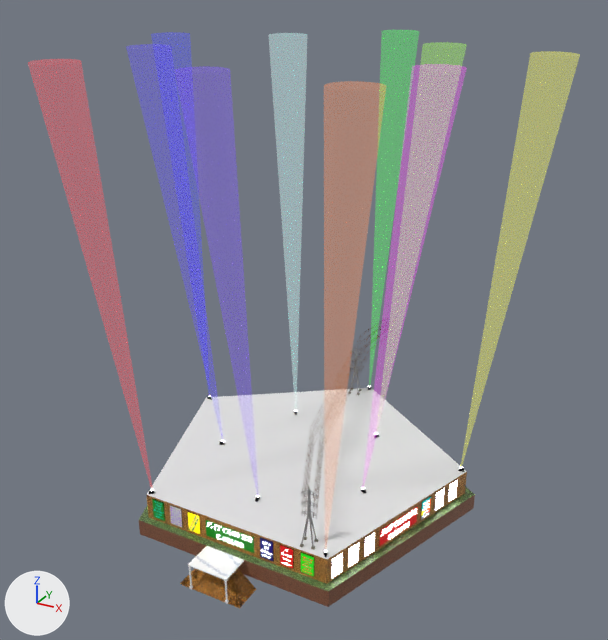
Before and after pictures for a commit that changed the glTF model Gangsta Wizards/Main/BUILDINGS/Assembly/A-2/Casino.glb.
Camera for both pictures: a 50 mm lens placed at (159.0, -271.0, 230.0), pointed at (-8.0, 33.0, 78.0). The axes (+X, +Y, +Z) are drawn at lower left. The lights are the same throughout. The picture after the commit comes second. Where no turn or scale is listed for an object, it has been applied to the vertices.

Before the edit, the objects in view are built like this:
```python
ob_ads___front = bpy.data.objects.new('Ads - Front', me_text_006)
ob_ads___front.location = (34.7, -42.5, 16.1)
ob_beams = bpy.data.objects.new('Beams', me_cylinder_010)
ob_beams.location = (0.2, -22.4, 96.6)
ob_ext_walls = bpy.data.objects.new('Ext Walls', me_cube_006)
ob_ext_walls.location = (0.0, 0.0, 0.0)
# also in view: 'Stairscol' at (-1.0, -52.0, -2.0); 'Overhang' at (-1.0, -52.0, 7.0)
```
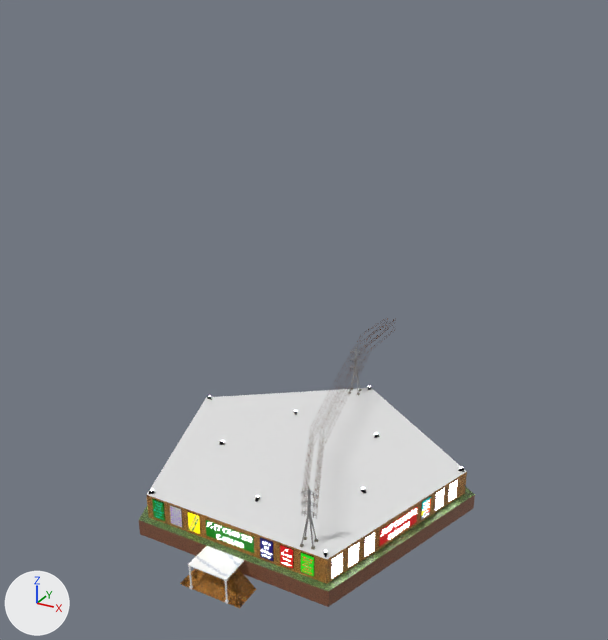
What changed in the scene script:
```text
Remove ob_beams:
    ob_beams = bpy.data.objects.new('Beams', me_cylinder_010)
    ob_beams.location = (0.2, -22.4, 96.6)
```

Location of each change, [x1, y1, x2, y2] in pixels of the pictures (608 x 640 px):
'Beams', deleted
    before: [28, 30, 580, 552]
    faces in mat_spot2 (orange #e78200, glowing orange #ff9600): [324, 81, 386, 552]
    faces in mat_spot7 (purple #7200e7, glowing purple #7300ff): [174, 66, 259, 496]
    faces in mat_spot8 (pink #e700d8, glowing pink #f400ff): [362, 64, 467, 489]
    faces in mat_spot1 (red #ff0005, glowing red #ff0200): [28, 59, 153, 490]
    faces in mat_spot3 (yellow #e6e700, glowing yellow #ffff00): [460, 51, 580, 468]
